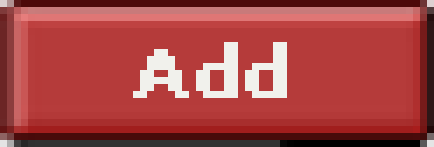
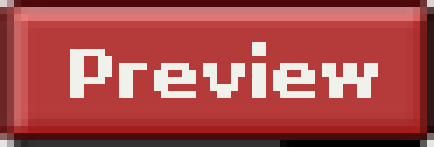
Two versions of the same layered image (434x147). Layer-by-layer changes:
added layer "Preview" above "Remove" over (x1=70, y1=42, x2=378, y2=98)
hid "Add" over (x1=133, y1=42, x2=287, y2=98)
